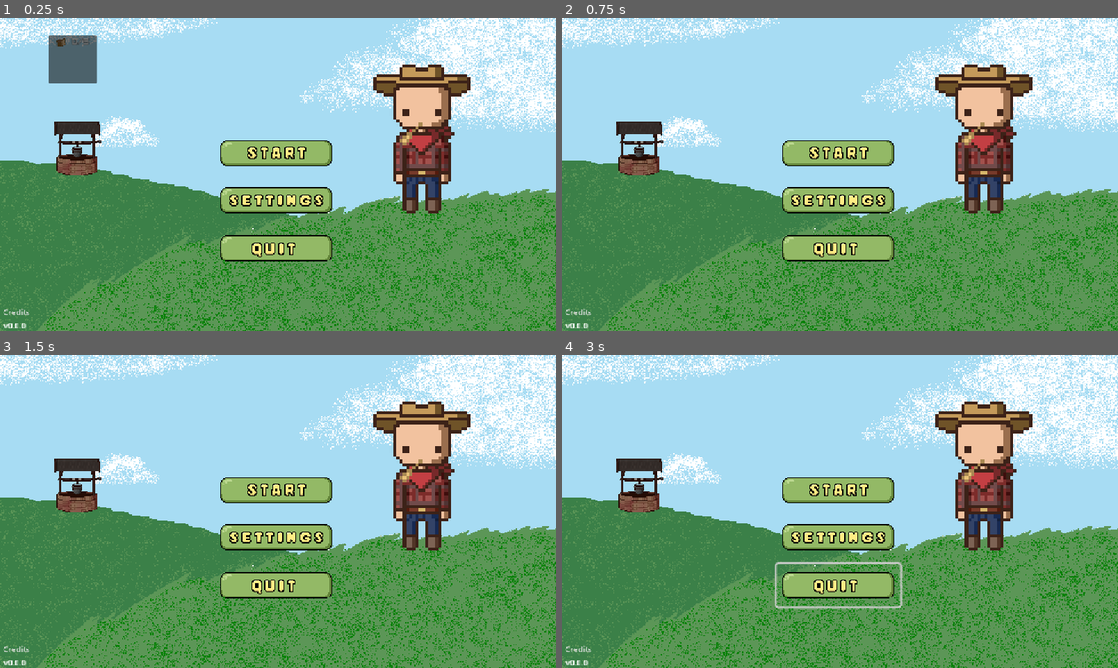
Above: before the commit, frames 1-4 (two rows, left to right).
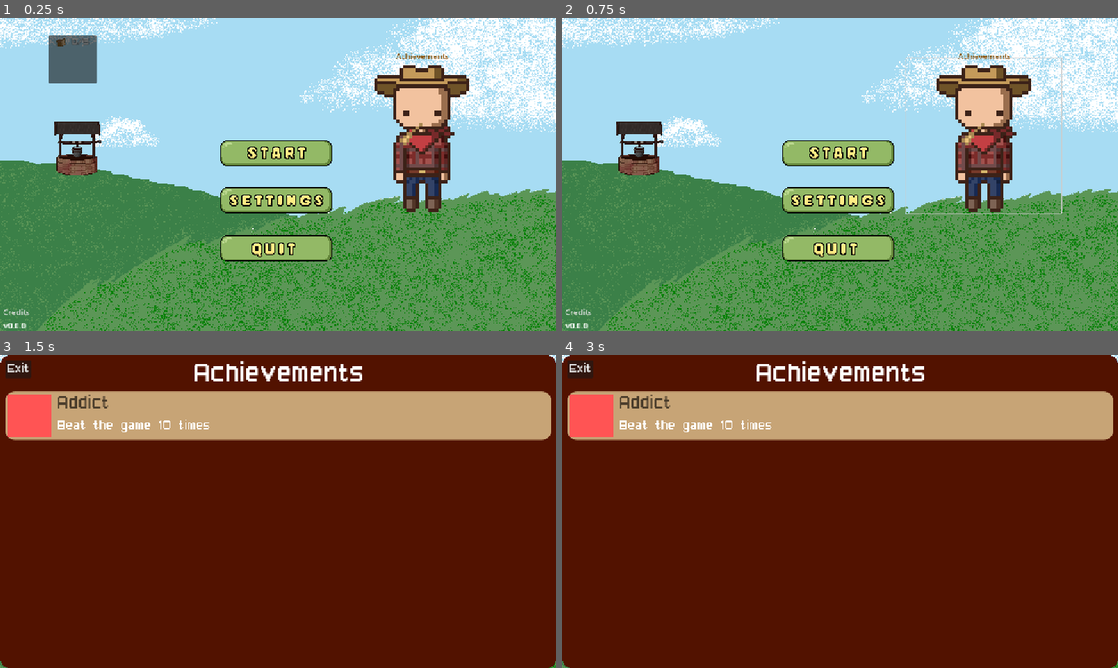
Above: after the commit, the same moments.

Repository: T3rryTim3/mhs-gamedev-02
Game: Godot game, scene res://scenes/Structure/main.tscn
Two runs of this game, one before a commit and one after it. Both use one fixed random seed, a clock stepped at 60 frames per second and the inputs below.
Inputs (mouse positions are in pixels of both pictures, inside the frame that each line leads up to):
- Up to frame 1 (0.25 s): no input
- Up to frame 2 (0.75 s): tap Enter (ui_accept) at 0.5 s; move the mouse to (962, 158) at 0.52 s; hold D (move_right) from 0.53 s (still down); tap Mouse wheel down (cycle_blueprint_down) at 0.6 s; click (962, 158) at 0.67 s
- Up to frame 3 (1.5 s): tap Enter (ui_accept) at 0.77, 1.25 s; release D (move_right) at 1.25 s; drag from (166, 527) to (250, 574) at 1.27 s
- Up to frame 4 (3 s): tap Enter (ui_accept) at 2, 2.75 s; move the mouse to (895, 442) at 2.02 s; hold D (move_right) 2.03-2.75 s; tap Q (drop) at 2.1 s; click (895, 442) at 2.17 s; drag from (812, 574) to (673, 464) at 2.77 s

The runs differ from the first frame. In frame 1, 0.7% of the frame differs, in the area x 67-85%, y 10-63%; in frame 2, 1.0%; in frame 3, 99%, in the area x 0-100%, y 0-100%; in frame 4, 99%.

Commit message:
Achebments

Diff:
--- /dev/null
+++ b/projects/mhsdev-02/ach.gd
@@ -0,0 +1,5 @@
+extends PanelContainer
+
+func load_achievement(data, current):
+	$MarginContainer/HSplitContainer/LabelBox/Label.text = data["name"]
+	$MarginContainer/HSplitContainer/LabelBox/Label2.text = data["desc"]
--- a/projects/mhsdev-02/keybinds.tscn
+++ b/projects/mhsdev-02/keybinds.tscn
@@ -46,6 +46,8 @@
 
 [node name="InputButton" parent="PanelContainer/MarginContainer/VBoxContainer/ScrollContainer/ActionList" instance=ExtResource("2_iyn53")]
 layout_mode = 2
+mouse_filter = 0
+action_mode = 0
 
 [node name="InputButton2" parent="PanelContainer/MarginContainer/VBoxContainer/ScrollContainer/ActionList" instance=ExtResource("2_iyn53")]
 layout_mode = 2
--- /dev/null
+++ b/projects/mhsdev-02/panel_container.tscn
@@ -0,0 +1,55 @@
+[gd_scene load_steps=5 format=3 uid="uid://cbtd3r7p6qouo"]
+
+[ext_resource type="Script" uid="uid://dk4tvonilhthh" path="res://ach.gd" id="1_srtw7"]
+
+[sub_resource type="StyleBoxFlat" id="StyleBoxFlat_o7wu1"]
+bg_color = Color(0.778904, 0.641025, 0.464466, 1)
+corner_radius_top_left = 20
+corner_radius_top_right = 20
+corner_radius_bottom_right = 20
+corner_radius_bottom_left = 20
+
+[sub_resource type="Gradient" id="Gradient_v4qnw"]
+offsets = PackedFloat32Array(1)
+colors = PackedColorArray(1, 0.33, 0.33, 1)
+
+[sub_resource type="GradientTexture2D" id="GradientTexture2D_w42as"]
+gradient = SubResource("Gradient_v4qnw")
+width = 90
+height = 90
+
+[node name="PanelContainer" type="PanelContainer"]
+theme_override_styles/panel = SubResource("StyleBoxFlat_o7wu1")
+script = ExtResource("1_srtw7")
+
+[node name="MarginContainer" type="MarginContainer" parent="."]
+layout_mode = 2
+theme_override_constants/margin_left = 5
+theme_override_constants/margin_top = 5
+theme_override_constants/margin_right = 5
+theme_override_constants/margin_bottom = 5
+
+[node name="HSplitContainer" type="HSplitContainer" parent="MarginContainer"]
+layout_mode = 2
+
+[node name="TextureRect" type="TextureRect" parent="MarginContainer/HSplitContainer"]
+layout_mode = 2
+size_flags_horizontal = 4
+size_flags_vertical = 4
+texture = SubResource("GradientTexture2D_w42as")
+stretch_mode = 4
+
+[node name="LabelBox" type="VBoxContainer" parent="MarginContainer/HSplitContainer"]
+layout_mode = 2
+theme_override_constants/separation = 10
+
+[node name="Label" type="Label" parent="MarginContainer/HSplitContainer/LabelBox"]
+layout_mode = 2
+theme_override_colors/font_color = Color(0.29, 0.23722, 0.1682, 1)
+theme_override_font_sizes/font_size = 40
+text = "Strongman"
+
+[node name="Label2" type="Label" parent="MarginContainer/HSplitContainer/LabelBox"]
+layout_mode = 2
+theme_override_font_sizes/font_size = 30
+text = "Carry three items at once"
--- a/projects/mhsdev-02/scenes/Structure/main.gd
+++ b/projects/mhsdev-02/scenes/Structure/main.gd
@@ -2,6 +2,9 @@
 class_name Main
 
 @onready var settings = $CanvasLayer/Settings
+@onready var achievements = $CanvasLayer/Achievements
+
+
 
 var ui_hover_sound:AudioStreamPlayer
 var ui_click_sound:AudioStreamPlayer
@@ -11,7 +14,8 @@
 	LEVEL_SELECT,
 	LEVEL_FIELD,
 	LEVEL_TUTORIAL,
-	PAUSE
+	PAUSE,
+	ACHIEVEMENTS
 }
 
 func get_all(node: Node):
@@ -32,6 +36,11 @@
 func show_settings():
 	settings.show()
 
+func show_achievements():
+	achievements.show()
+
+
+
 func _load_scene(scene:Scenes, level_mode:Config.GameDifficulties=Config.GameDifficulties.FIELD_STANDARD):
 	var new_scene
 	for child in $LoadedScene.get_children():
@@ -47,6 +56,8 @@
 			new_scene = load("res://scenes/Levels/tutorial.tscn").instantiate()
 		Scenes.PAUSE:
 			new_scene = load("res://scenes/UI/PauseMenu.tscn").instantiate()
+		Scenes.ACHIEVEMENTS:
+			new_scene = load("res://scenes/UI/unlock_screen.tscn").instantiate()
 		_:
 			print("ERROR: SCENE NOT FOUND")
 			return
@@ -75,6 +86,6 @@
 	get_tree().connect("node_added", _connect_ui_sound) # Type checking is done within fucntion
 	#child_entered_tree.connect(func(): print("NEW ONE 11"))
 
-func _pause():
-	_load_scene(Scenes.PAUSE)
-	print(get_tree().current_scene)
+#func _pause():
+	#_load_scene(Scenes.PAUSE)
+	#print(get_tree().current_scene)
--- a/projects/mhsdev-02/scenes/Structure/main.tscn
+++ b/projects/mhsdev-02/scenes/Structure/main.tscn
@@ -1,10 +1,11 @@
-[gd_scene load_steps=7 format=3 uid="uid://cec63m3q1fajg"]
+[gd_scene load_steps=8 format=3 uid="uid://cec63m3q1fajg"]
 
 [ext_resource type="Script" uid="uid://bptko54whwnfa" path="res://scenes/Structure/main.gd" id="1_8w15x"]
 [ext_resource type="Theme" uid="uid://csflkx7jsvvxb" path="res://Resources/UI.tres" id="1_21ivj"]
 [ext_resource type="PackedScene" uid="uid://ccpoqb2roaltc" path="res://scenes/Testing/dev_console.tscn" id="1_vl0ib"]
 [ext_resource type="Material" uid="uid://dmsb6rpprfsss" path="res://Shaders/health_vignette.tres" id="2_t81tu"]
 [ext_resource type="PackedScene" uid="uid://c2rc1pex43fmx" path="res://scenes/UI/settings.tscn" id="3_f5ioo"]
+[ext_resource type="PackedScene" uid="uid://jca8p77y4d7o" path="res://scenes/UI/unlock_screen.tscn" id="7_32u4x"]
 [ext_resource type="AudioStream" uid="uid://bq84efkqhemuh" path="res://Audio/Music/beehive-final.wav" id="7_8538w"]
 
 [node name="Main" type="Node2D"]
@@ -44,3 +45,6 @@
 [node name="Settings" parent="CanvasLayer" instance=ExtResource("3_f5ioo")]
 visible = false
 theme = ExtResource("1_21ivj")
+
+[node name="Achievements" parent="CanvasLayer" instance=ExtResource("7_32u4x")]
+visible = false
--- a/projects/mhsdev-02/scenes/UI/MainMenu.tscn
+++ b/projects/mhsdev-02/scenes/UI/MainMenu.tscn
@@ -1,12 +1,12 @@
 [gd_scene load_steps=9 format=3 uid="uid://bdoih6i4e544o"]
 
-[ext_resource type="Texture2D" uid="uid://beuycd5o4nrj7" path="res://images/UI/Untitled146_20241128133911.png" id="1_pwmwk"]
 [ext_resource type="Script" uid="uid://b56kst3spliqf" path="res://scripts/Singletons/UI/main_menu.gd" id="1_tsx0n"]
 [ext_resource type="Texture2D" uid="uid://dhao8dfdkahn1" path="res://images/UI/Quit Button.png" id="1_uhdlp"]
 [ext_resource type="Texture2D" uid="uid://djjyvup20gwdy" path="res://images/UI/Settings Button.png" id="2_bhomi"]
 [ext_resource type="Texture2D" uid="uid://clvd844ej4n6" path="res://images/UI/Game Dev. Titile BG.png" id="2_kgeke"]
 [ext_resource type="Texture2D" uid="uid://0ug226hayure" path="res://images/UI/Start Button.png" id="3_04mn6"]
 [ext_resource type="Texture2D" uid="uid://u7xq2b86pnte" path="res://images/stations/well.png" id="3_y0vty"]
+[ext_resource type="Texture2D" uid="uid://cthdvmnjajh0s" path="res://images/Humanoid/Player/Front.png" id="4_kgeya"]
 [ext_resource type="PackedScene" uid="uid://xb6pyhv20ns" path="res://scenes/UI/Credits.tscn" id="6_tnlov"]
 
 [node name="Control" type="Control"]
@@ -48,6 +48,15 @@
 grow_vertical = 0
 text = "v0.0.0"
 
+[node name="Label2" type="Label" parent="."]
+layout_mode = 2
+offset_left = 820.0
+offset_top = 67.0
+offset_right = 929.0
+offset_bottom = 90.0
+theme_override_colors/font_color = Color(0.53, 0.300333, 0, 1)
+text = "Achievements"
+
 [node name="HBoxContainer" type="HBoxContainer" parent="."]
 layout_mode = 1
 anchors_preset = 7
@@ -63,9 +72,12 @@
 grow_vertical = 0
 scale = Vector2(0.67, 0.67)
 
-[node name="Samuel" type="TextureRect" parent="HBoxContainer"]
+[node name="Samael" type="Button" parent="HBoxContainer"]
 layout_mode = 2
-texture = ExtResource("1_pwmwk")
+size_flags_horizontal = 3
+icon = ExtResource("4_kgeya")
+flat = true
+expand_icon = true
 
 [node name="VBoxContainer" type="VBoxContainer" parent="."]
 layout_mode = 2
@@ -124,6 +136,7 @@
 offset_bottom = 0.0
 metadata/_edit_use_anchors_ = true
 
+[connection signal="pressed" from="HBoxContainer/Samael" to="." method="_on_samael_pressed"]
 [connection signal="pressed" from="VBoxContainer/start" to="." method="_on_start_pressed"]
 [connection signal="pressed" from="VBoxContainer/settings" to="." method="_on_button_2_pressed"]
 [connection signal="pressed" from="VBoxContainer/quit" to="." method="_on_button_pressed"]
--- a/projects/mhsdev-02/scenes/UI/settings.tscn
+++ b/projects/mhsdev-02/scenes/UI/settings.tscn
@@ -1,9 +1,8 @@
-[gd_scene load_steps=5 format=3 uid="uid://c2rc1pex43fmx"]
+[gd_scene load_steps=4 format=3 uid="uid://c2rc1pex43fmx"]
 
 [ext_resource type="Script" uid="uid://daamu17b53w43" path="res://scripts/Singletons/UI/settings.gd" id="1_nld73"]
 [ext_resource type="PackedScene" uid="uid://btfdso5wfimvn" path="res://scenes/UI/graphics.tscn" id="2_15h7n"]
 [ext_resource type="PackedScene" uid="uid://c40i5hc8ws7b6" path="res://keybinds.tscn" id="2_usoba"]
-[ext_resource type="PackedScene" uid="uid://ck3g3g1v3fxem" path="res://miscgame.tscn" id="3_7cxr6"]
 
 [node name="Settings" type="MarginContainer"]
 anchors_preset = 15
@@ -19,7 +18,7 @@
 
 [node name="TabContainer" type="TabContainer" parent="."]
 layout_mode = 2
-current_tab = 1
+current_tab = 2
 
 [node name="Sound" type="TabBar" parent="TabContainer"]
 visible = false
@@ -74,6 +73,7 @@
 value = 1000.0
 
 [node name="Graphics" type="TabBar" parent="TabContainer"]
+visible = false
 layout_mode = 2
 metadata/_tab_index = 1
 
@@ -82,41 +82,12 @@
 offset_left = 13.0
 
 [node name="Game" type="TabBar" parent="TabContainer"]
-visible = false
 layout_mode = 2
 metadata/_tab_index = 2
 
-[node name="control" parent="TabContainer/Game" instance=ExtResource("3_7cxr6")]
-layout_mode = 1
-
 [node name="Keybinds" parent="TabContainer/Game" instance=ExtResource("2_usoba")]
 layout_mode = 1
-
-[node name="Buttons" type="MarginContainer" parent="TabContainer/Game"]
-layout_mode = 1
-anchors_preset = 15
-anchor_right = 1.0
-anchor_bottom = 1.0
-grow_horizontal = 2
-grow_vertical = 2
-theme_override_constants/margin_top = 225
-
-[node name="ScrollContainer" type="ScrollContainer" parent="TabContainer/Game/Buttons"]
-layout_mode = 2
-
-[node name="VBoxContainer" type="VBoxContainer" parent="TabContainer/Game/Buttons/ScrollContainer"]
-layout_mode = 2
-size_flags_horizontal = 0
-size_flags_vertical = 4
-theme_override_constants/separation = 50
-
-[node name="Gamemode button" type="Button" parent="TabContainer/Game/Buttons/ScrollContainer/VBoxContainer"]
-layout_mode = 2
-text = "Mode"
-
-[node name="keybinds button" type="Button" parent="TabContainer/Game/Buttons/ScrollContainer/VBoxContainer"]
-layout_mode = 2
-text = "Keybinds"
+mouse_filter = 1
 
 [node name="ExitButton" type="Button" parent="."]
 layout_mode = 2
@@ -127,5 +98,3 @@
 [connection signal="value_changed" from="TabContainer/Sound/MarginContainer/VBoxContainer/Master" to="." method="_on_master_value_changed"]
 [connection signal="value_changed" from="TabContainer/Sound/MarginContainer/VBoxContainer/Music" to="." method="_on_music_value_changed"]
 [connection signal="value_changed" from="TabContainer/Sound/MarginContainer/VBoxContainer/SFX" to="." method="_on_sfx_value_changed"]
-[connection signal="pressed" from="TabContainer/Game/Buttons/ScrollContainer/VBoxContainer/Gamemode button" to="." method="_on_gamemode_button_pressed"]
-[connection signal="pressed" from="TabContainer/Game/Buttons/ScrollContainer/VBoxContainer/keybinds button" to="." method="_on_keybinds_button_pressed"]
--- /dev/null
+++ b/projects/mhsdev-02/scenes/UI/unlock_screen.gd
@@ -0,0 +1,28 @@
+extends PanelContainer
+
+@onready var panel_object = preload("res://panel_container.tscn")
+
+func _on_button_pressed() -> void:
+	visible = false
+
+func _load_achievements() -> void:
+	for child in $MarginContainer/VBoxContainer/ScrollContainer/VBoxContainer.get_children():
+		child.queue_free()
+	var achievements = {
+		1: {
+			"name": "Addict",
+			"desc": "Beat the game 10 times",
+			"icon": "",
+			"max": 10
+		}
+	}
+	var current = {
+		1: 3
+	}
+	for k in achievements:
+		var new_panel = panel_object.instantiate()
+		new_panel.load_achievement(achievements[k], current)
+		$MarginContainer/VBoxContainer/ScrollContainer/VBoxContainer.add_child(new_panel)
+
+func _ready():
+	_load_achievements()
--- /dev/null
+++ b/projects/mhsdev-02/scenes/UI/unlock_screen.tscn
@@ -0,0 +1,112 @@
+[gd_scene load_steps=8 format=3 uid="uid://jca8p77y4d7o"]
+
+[ext_resource type="Theme" uid="uid://csflkx7jsvvxb" path="res://Resources/UI.tres" id="1_6hurt"]
+[ext_resource type="Script" uid="uid://dbrdmheb7o2du" path="res://scenes/UI/unlock_screen.gd" id="2_8abig"]
+[ext_resource type="PackedScene" uid="uid://cbtd3r7p6qouo" path="res://panel_container.tscn" id="3_rs607"]
+
+[sub_resource type="StyleBoxFlat" id="StyleBoxFlat_6hurt"]
+bg_color = Color(0.32, 0.0693333, 0, 1)
+corner_radius_top_left = 20
+corner_radius_top_right = 20
+corner_radius_bottom_right = 20
+corner_radius_bottom_left = 20
+anti_aliasing = false
+
+[sub_resource type="StyleBoxFlat" id="StyleBoxFlat_o7wu1"]
+bg_color = Color(0.778904, 0.641025, 0.464466, 1)
+corner_radius_top_left = 20
+corner_radius_top_right = 20
+corner_radius_bottom_right = 20
+corner_radius_bottom_left = 20
+
+[sub_resource type="Gradient" id="Gradient_v4qnw"]
+offsets = PackedFloat32Array(1)
+colors = PackedColorArray(1, 0.33, 0.33, 1)
+
+[sub_resource type="GradientTexture2D" id="GradientTexture2D_w42as"]
+gradient = SubResource("Gradient_v4qnw")
+width = 90
+height = 90
+
+[node name="Unlock Screen" type="PanelContainer"]
+anchors_preset = 15
+anchor_right = 1.0
+anchor_bottom = 1.0
+grow_horizontal = 2
+grow_vertical = 2
+theme = ExtResource("1_6hurt")
+theme_override_styles/panel = SubResource("StyleBoxFlat_6hurt")
+script = ExtResource("2_8abig")
+
+[node name="MarginContainer" type="MarginContainer" parent="."]
+layout_mode = 2
+theme_override_constants/margin_left = 10
+theme_override_constants/margin_top = 10
+theme_override_constants/margin_right = 10
+theme_override_constants/margin_bottom = 10
+
+[node name="VBoxContainer" type="VBoxContainer" parent="MarginContainer"]
+layout_mode = 2
+
+[node name="Label" type="Label" parent="MarginContainer/VBoxContainer"]
+layout_mode = 2
+size_flags_horizontal = 4
+theme_override_font_sizes/font_size = 60
+text = "Achievements"
+
+[node name="ScrollContainer" type="ScrollContainer" parent="MarginContainer/VBoxContainer"]
+layout_mode = 2
+size_flags_vertical = 3
+
+[node name="VBoxContainer" type="VBoxContainer" parent="MarginContainer/VBoxContainer/ScrollContainer"]
+layout_mode = 2
+size_flags_horizontal = 3
+size_flags_vertical = 3
+theme_override_constants/separation = 14
+
+[node name="PanelContainer" parent="MarginContainer/VBoxContainer/ScrollContainer/VBoxContainer" instance=ExtResource("3_rs607")]
+layout_mode = 2
+
+[node name="PanelContainer2" type="PanelContainer" parent="MarginContainer/VBoxContainer/ScrollContainer/VBoxContainer"]
+layout_mode = 2
+theme_override_styles/panel = SubResource("StyleBoxFlat_o7wu1")
+
+[node name="MarginContainer" type="MarginContainer" parent="MarginContainer/VBoxContainer/ScrollContainer/VBoxContainer/PanelContainer2"]
+layout_mode = 2
+theme_override_constants/margin_left = 5
+theme_override_constants/margin_top = 5
+theme_override_constants/margin_right = 5
+theme_override_constants/margin_bottom = 5
+
+[node name="HSplitContainer" type="HSplitContainer" parent="MarginContainer/VBoxContainer/ScrollContainer/VBoxContainer/PanelContainer2/MarginContainer"]
+layout_mode = 2
+
+[node name="TextureRect" type="TextureRect" parent="MarginContainer/VBoxContainer/ScrollContainer/VBoxContainer/PanelContainer2/MarginContainer/HSplitContainer"]
+layout_mode = 2
+size_flags_horizontal = 4
+size_flags_vertical = 4
+texture = SubResource("GradientTexture2D_w42as")
+stretch_mode = 4
+
+[node name="LabelBox" type="VBoxContainer" parent="MarginContainer/VBoxContainer/ScrollContainer/VBoxContainer/PanelContainer2/MarginContainer/HSplitContainer"]
+layout_mode = 2
+theme_override_constants/separation = 10
+
+[node name="Label" type="Label" parent="MarginContainer/VBoxContainer/ScrollContainer/VBoxContainer/PanelContainer2/MarginContainer/HSplitContainer/LabelBox"]
+layout_mode = 2
+theme_override_colors/font_color = Color(0.29, 0.23722, 0.1682, 1)
+theme_override_font_sizes/font_size = 40
+text = "Strongman"
+
+[node name="Label2" type="Label" parent="MarginContainer/VBoxContainer/ScrollContainer/VBoxContainer/PanelContainer2/MarginContainer/HSplitContainer/LabelBox"]
+layout_mode = 2
+theme_override_font_sizes/font_size = 30
+text = "Carry three items at once"
+
+[node name="Button" type="Button" parent="MarginContainer"]
+layout_mode = 2
+size_flags_horizontal = 0
+size_flags_vertical = 0
+text = "Exit"
+
+[connection signal="pressed" from="MarginContainer/Button" to="." method="_on_button_pressed"]
--- a/projects/mhsdev-02/scripts/Singletons/UI/main_menu.gd
+++ b/projects/mhsdev-02/scripts/Singletons/UI/main_menu.gd
@@ -10,6 +10,7 @@
 	menu.visible = false
 	creds.visible = false
 
+
 func _on_start_pressed() -> void:
 	Globals.main._load_scene(Main.Scenes.LEVEL_SELECT)
 
@@ -21,3 +22,6 @@
 
 func _on_credits_pressed() -> void:
 	creds.visible = true
+
+func _on_samael_pressed() -> void:
+	Globals.main.show_achievements()
--- a/projects/mhsdev-02/scripts/Singletons/UI/settings.gd
+++ b/projects/mhsdev-02/scripts/Singletons/UI/settings.gd
@@ -1,16 +1,14 @@
 extends MarginContainer
 
 @onready var exit_button = $ExitButton
-@onready var keybinds = $TabContainer/Game/Keybinds
-@onready var misc = $TabContainer/Game/control
+
+
 
 func close_menu():
 	visible = false
 
 func _ready():
 	exit_button.pressed.connect(close_menu)
-	keybinds.visible = false
-	misc.visible = false
 	_on_master_value_changed()
 	_on_sfx_value_changed()
 	_on_music_value_changed()
@@ -26,9 +24,7 @@
 
 
 func _on_keybinds_button_pressed() -> void:
-	keybinds.visible = true
-	misc.visible = false
+	Globals.main.show_keybind_settings()
 
 func _on_gamemode_button_pressed() -> void:
-	misc.visible = true
-	keybinds.visible = false
+	Globals.main.show_game_settings()
Not shown, added: projects/mhsdev-02/ach.gd.uid
Not shown, added: projects/mhsdev-02/scenes/UI/unlock_screen.gd.uid
